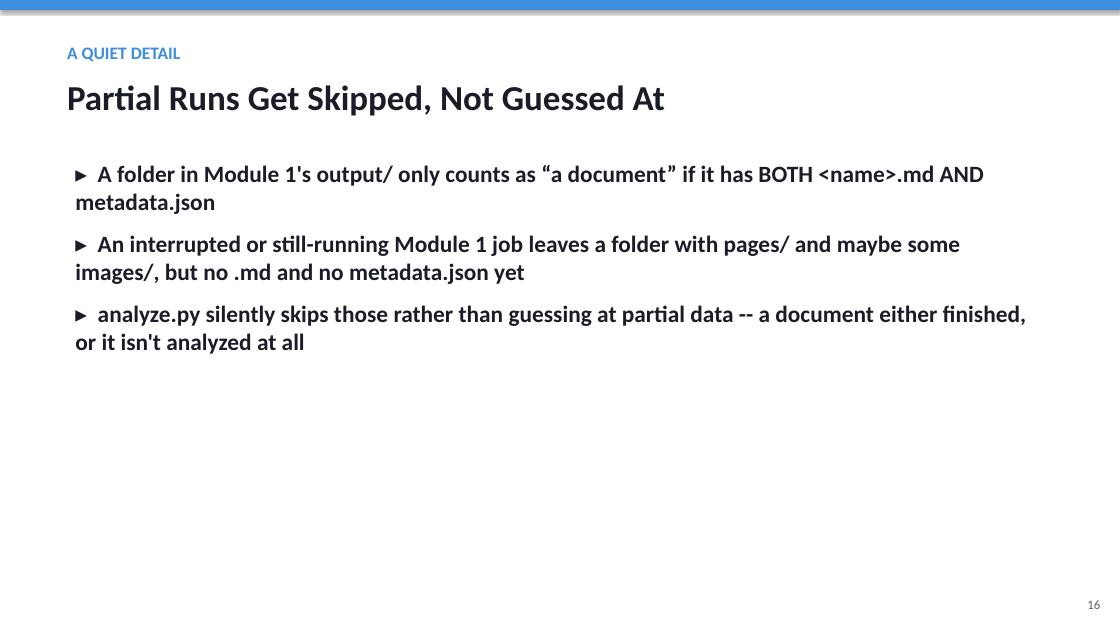
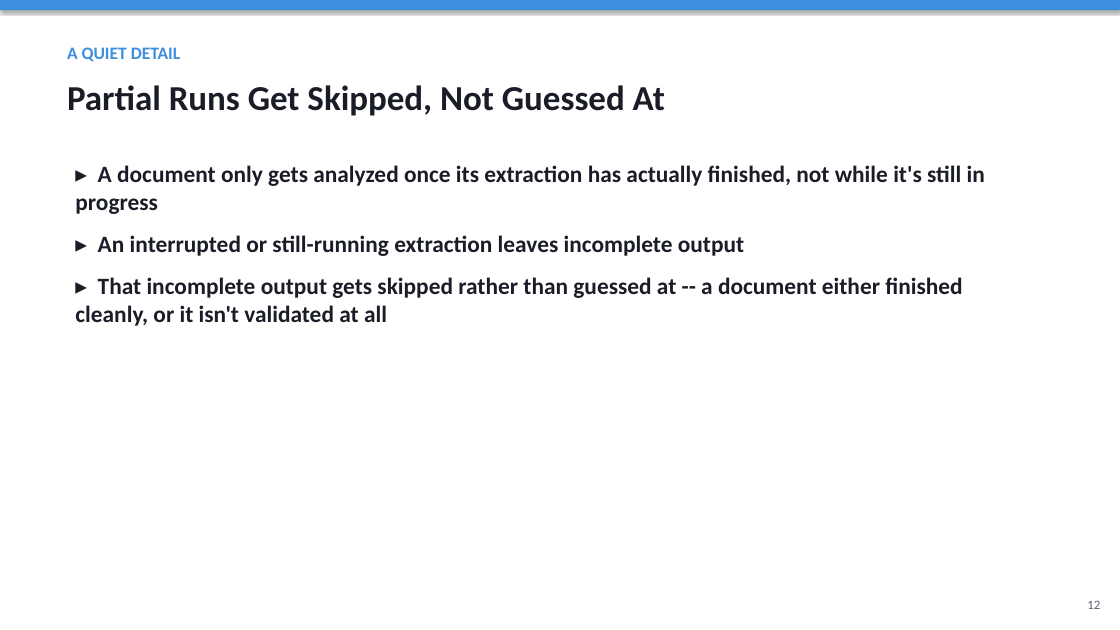
Before and after one commit to HITTESH2003/TRAINING, a slide deck: slide 12 of 2. ANALYSIS/Analysis_Module_Overview.pptx (slide 16 before the commit). Drawn at 1120x630 pixels with LibreOffice and Linux fonts; fonts in the diff are those of the drawing. Boxes give left, top, right and bottom in pixels: in the first picture for what was removed or moved away, otherwise in the second. Text is boxed around its words. In the diff, an @@ line names an element or a change of style, - is before the commit and + after.

```diff
--- a/2. ANALYSIS/Analysis_Module_Overview.pptx
+++ b/2. ANALYSIS/Analysis_Module_Overview.pptx
@@ text at box(75, 165, 985, 326): text changed @@
-▸ A folder in Module 1's output/ only counts as “a document” if it has BOTH <name>.md AND metadata.json
-▸ An interrupted or still-running Module 1 job leaves a folder with pages/ and maybe some images/, but no .md and no metadata.json yet
-▸ analyze.py silently skips those rather than guessing at partial data -- a document either finished, or it isn't analyzed at all
+▸ A document only gets analyzed once its extraction has actually finished, not while it's still in progress
+▸ An interrupted or still-running extraction leaves incomplete output
+▸ That incomplete output gets skipped rather than guessed at -- a document either finished cleanly, or it isn't validated at all
@@ text at box(1087, 600, 1100, 609): text changed @@
-16
+12
```
Also in this commit, not shown: 9 other slides changed, 1 slide added, 5 slides removed, 1 other file.
